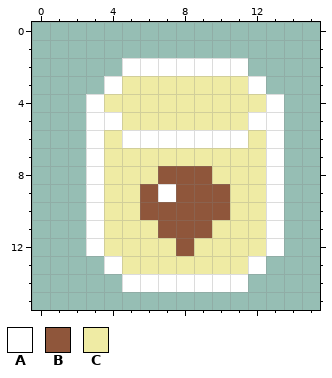
One commit to this pixel-art file: Assets/Art/Sprites/ToolSeed.aseprite. The picture above is the old version.
16x16 pixels, 1 frame.
Palette (. is transparent): A #ffffff  B #8f563b  C #efeba4
New version:
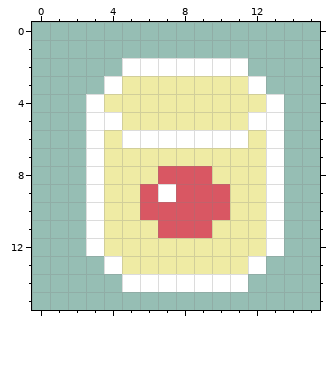
Change:
colour B: #8f563b -> #d95763
Changed rows in their new state; - is a pixel that keeps its letter.
Layer "Far Wing":
first column x 8:
12 C
